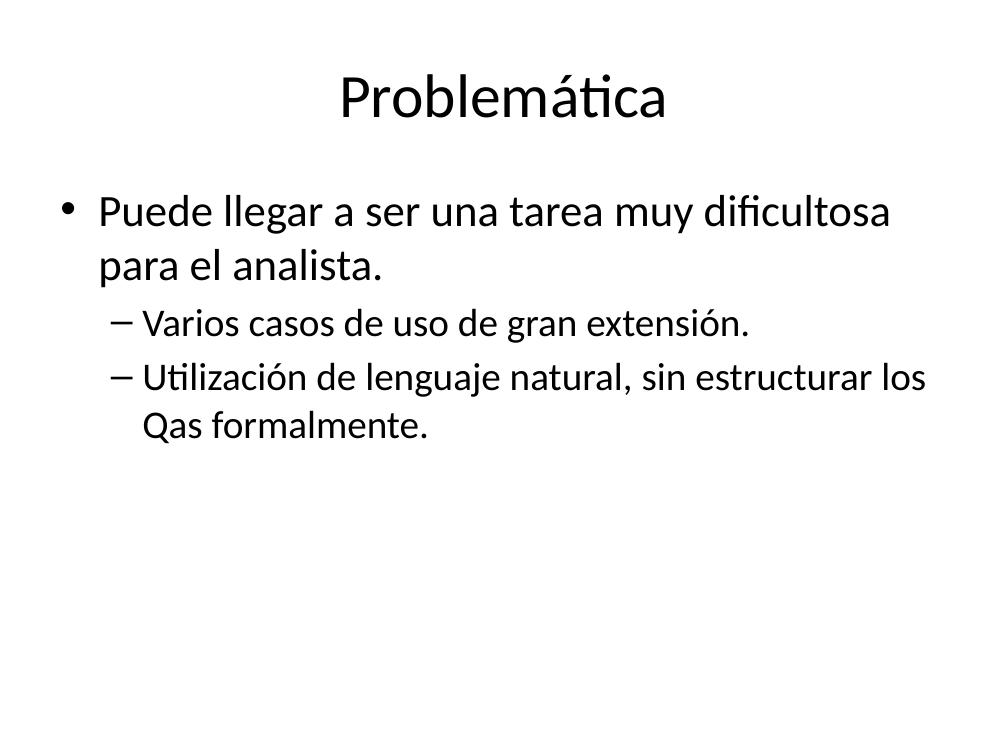
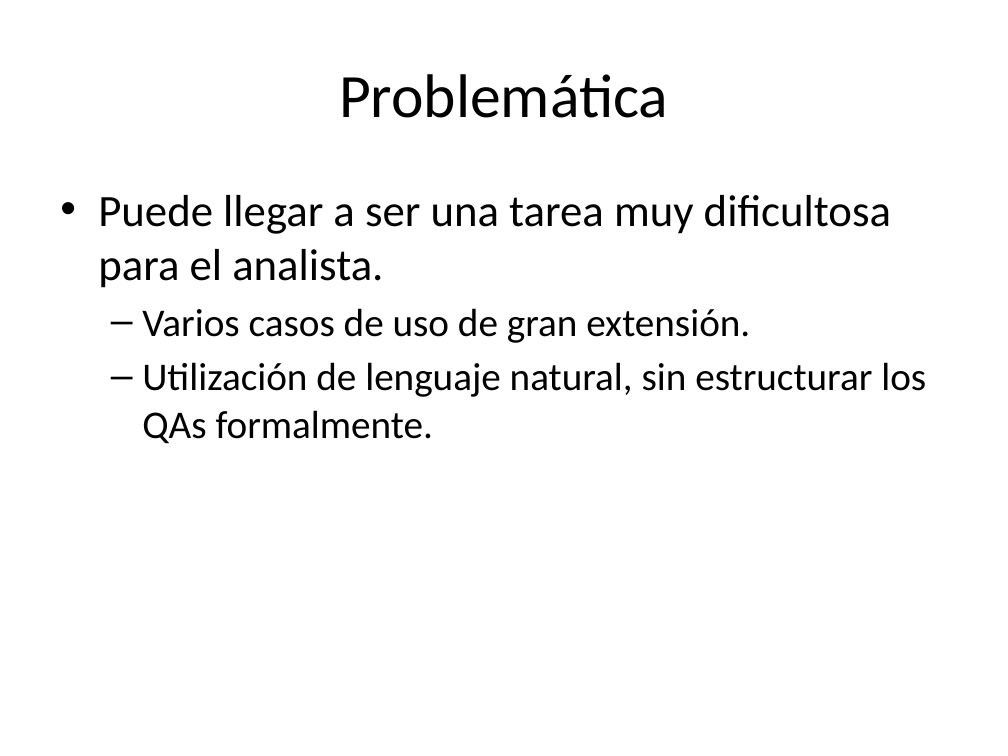
Before and after one commit to alejandrorago/qatesis2, a slide deck: slide 4 of Capitulos Finales/filiminasPeladas.pptx (slide 5 before the commit). Drawn at 1008x756 pixels with LibreOffice and Linux fonts; fonts in the diff are those of the drawing. Boxes give left, top, right and bottom in pixels: in the first picture for what was removed or moved away, otherwise in the second. Text is boxed around its words. In the diff, an @@ line names an element or a change of style, - is before the commit and + after.

```diff
--- a/Capitulos Finales/filiminasPeladas.pptx
+++ b/Capitulos Finales/filiminasPeladas.pptx
@@ text at [142,362,926,444]: text changed @@
-  – Utilización de lenguaje natural, sin estructurar los Qas formalmente.
+  – Utilización de lenguaje natural, sin estructurar los QAs formalmente.
```
Also in this commit, not shown: 2 other slides changed, 1 slide removed.
